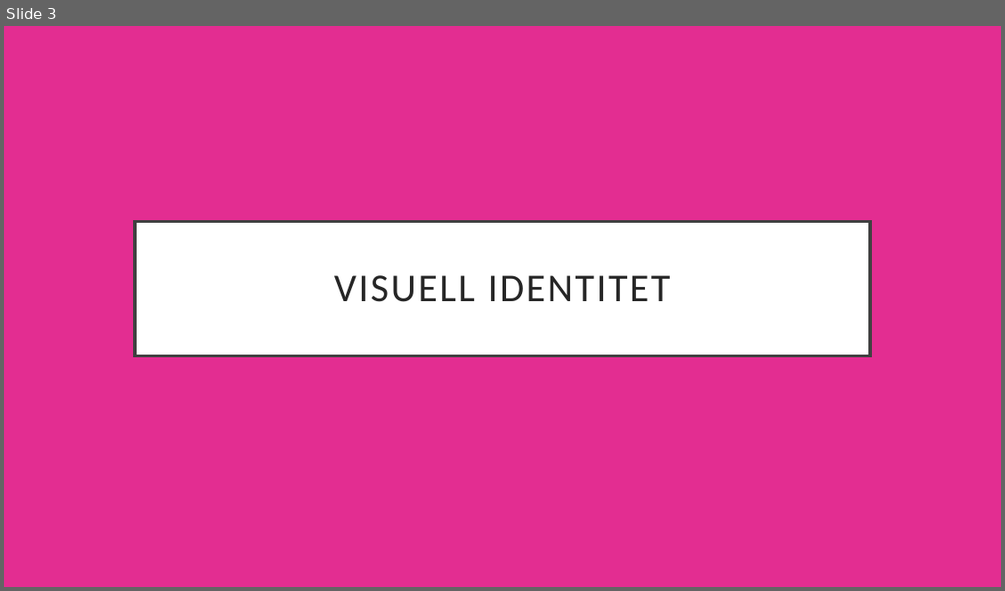
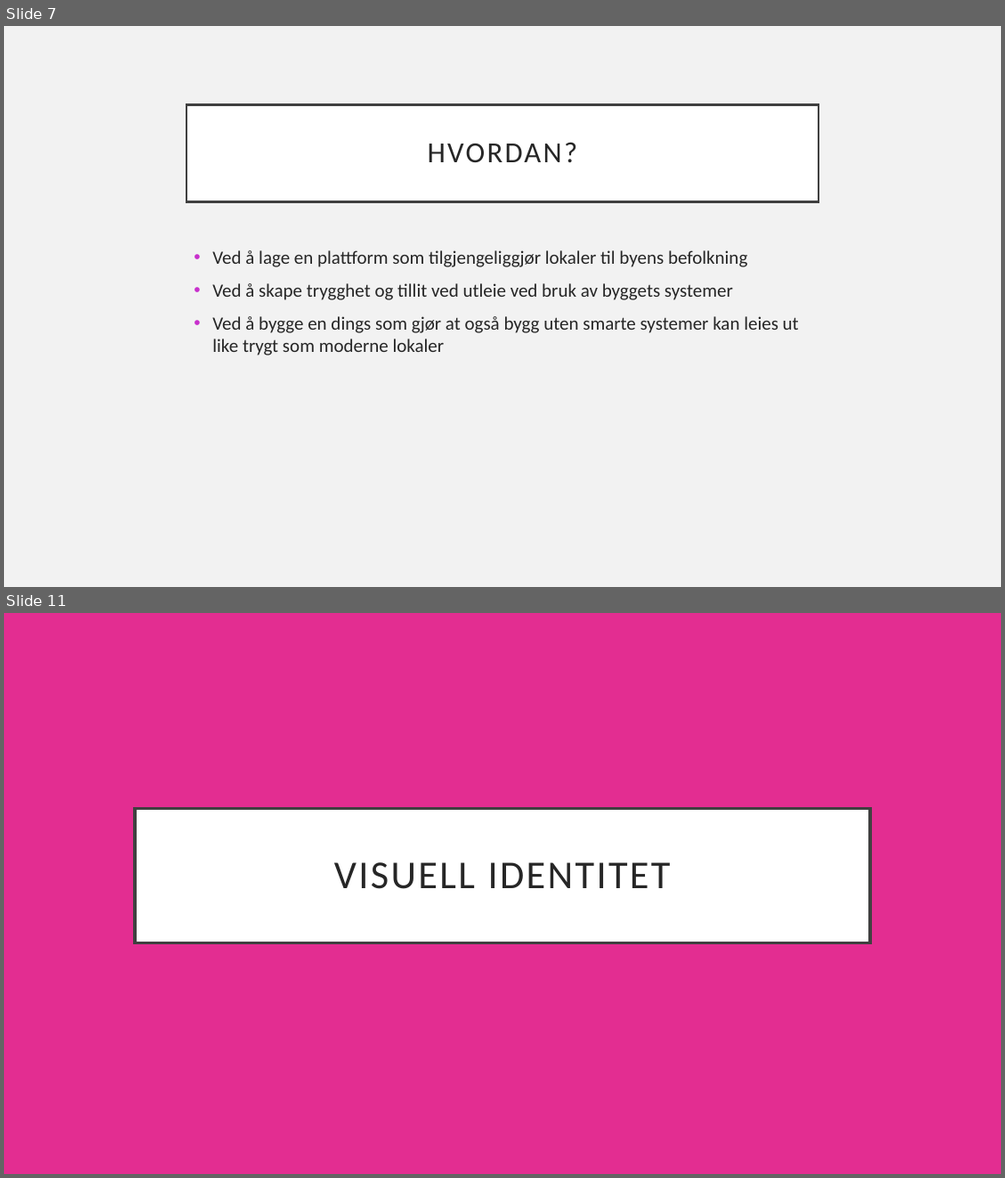
Before and after one commit to knowit/fant, a slide deck: doc/konsept/Fant-.pptx. Shown one above the other, each under a label of ours: slide 3 before the commit, slides 7 and 11 after it; the slides between them are not shown. The pictures are 1005x591 and 1005x1178 pixels, drawn with LibreOffice and Linux fonts; fonts in the diff are those of the drawing. Boxes give left, top, right and bottom in pixels: in the first picture for what was removed or moved away, otherwise in the second. Text is boxed around its words. In the diff, an @@ line names an element or a change of style, - is before the commit and + after.

```diff
--- a/doc/konsept/Fant-.pptx
+++ b/doc/konsept/Fant-.pptx
@@ slide 7 added at [4, 26, 1001, 587], background #F2F2F2 @@
@@ title added at [186, 104, 818, 201], fill #FFFFFF, outline #404040 2.5 pt, 28 pt, text #262626 @@
+HVORDAN?
@@ text added at [212, 250, 799, 355], 18 pt, text #262626 @@
+• Ved å lage en plattform som tilgjengeliggjør lokaler til byens befolkning
+• Ved å skape trygghet og tillit ved utleie ved bruk av byggets systemer
+• Ved å bygge en dings som gjør at også bygg uten smarte systemer kan leies ut like trygt som moderne lokaler
@@ what was slide 3 is now slide 11 @@
```
Also in this commit, not shown: 2 slides changed, 7 other slides added.
